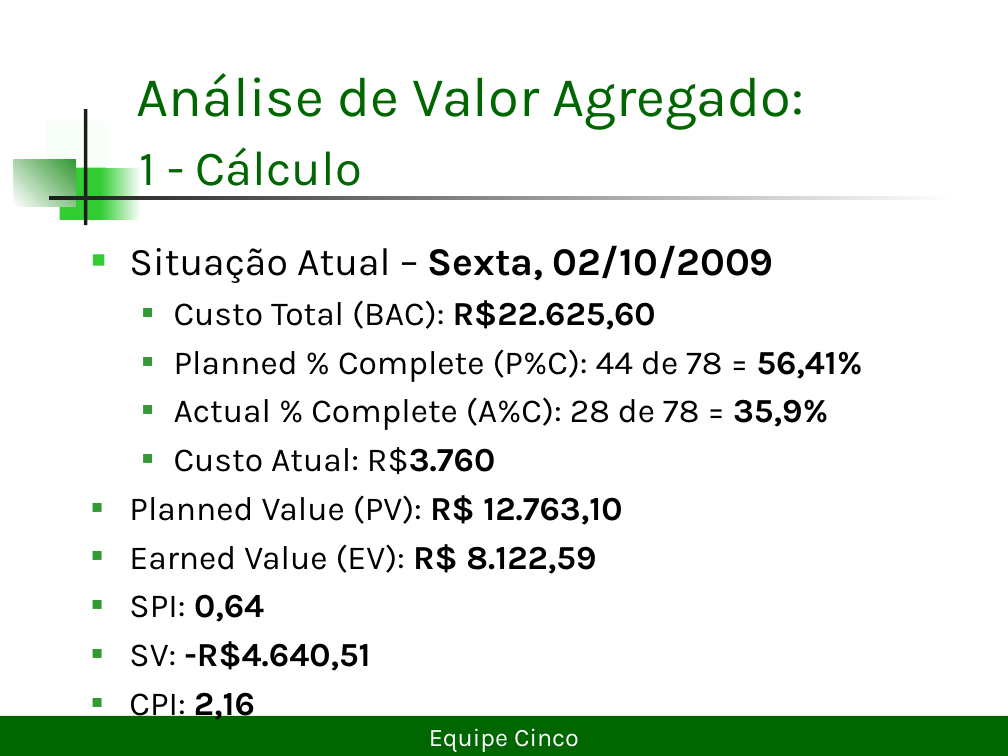
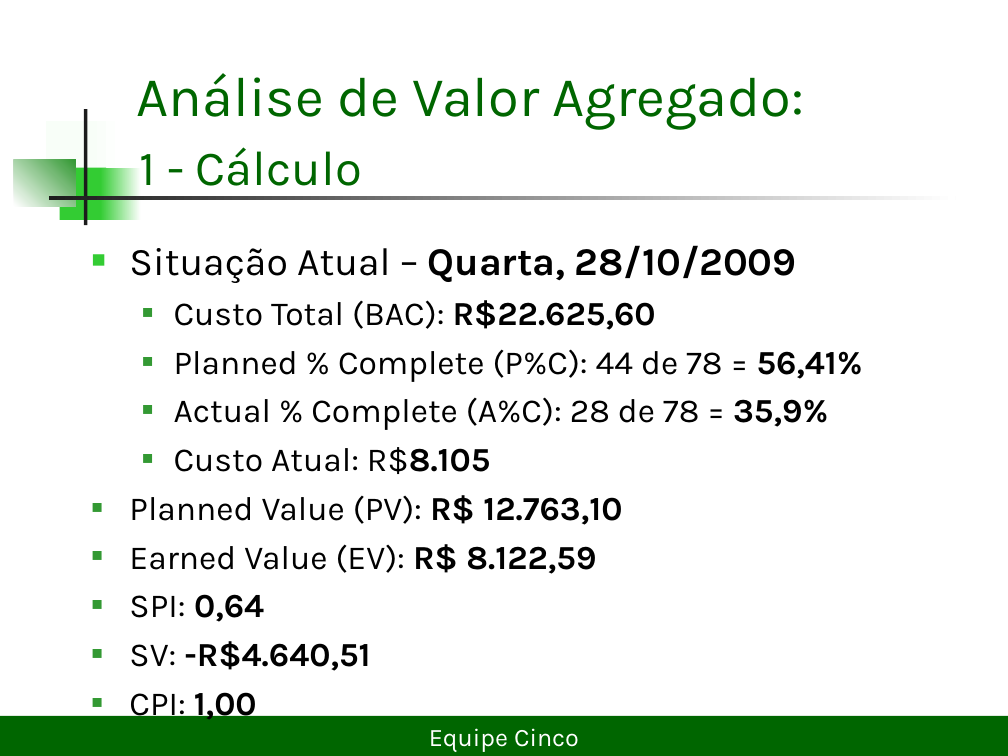
Before and after one commit to lDarthKill/xadrez-es2-compuff, a slide deck: slide 8 of Documentos/Projeto Xadrez2seminário.ppt. Drawn at 1008x756 pixels with LibreOffice and Linux fonts; fonts in the diff are those of the drawing. Boxes give left, top, right and bottom in pixels: in the first picture for what was removed or moved away, otherwise in the second. Text is boxed around its words. In the diff, an @@ line names an element or a change of style, - is before the commit and + after.

```diff
--- a/Documentos/Projeto Xadrez2seminário.ppt
+++ b/Documentos/Projeto Xadrez2seminário.ppt
@@ text at <box>129,245,797,283</box>: text changed @@
-■ Situação Atual – Sexta, 02/10/2009
+■ Situação Atual – Quarta, 28/10/2009
@@ text at <box>174,447,491,474</box>: text changed @@
-  ■ Custo Atual: R$3.760
+  ■ Custo Atual: R$8.105
@@ text at <box>129,693,257,724</box>: text changed @@
-■ CPI: 2,16
+■ CPI: 1,00
```
Also in this commit, not shown: 4 other slides changed, 1 slide removed, 1 other file.
